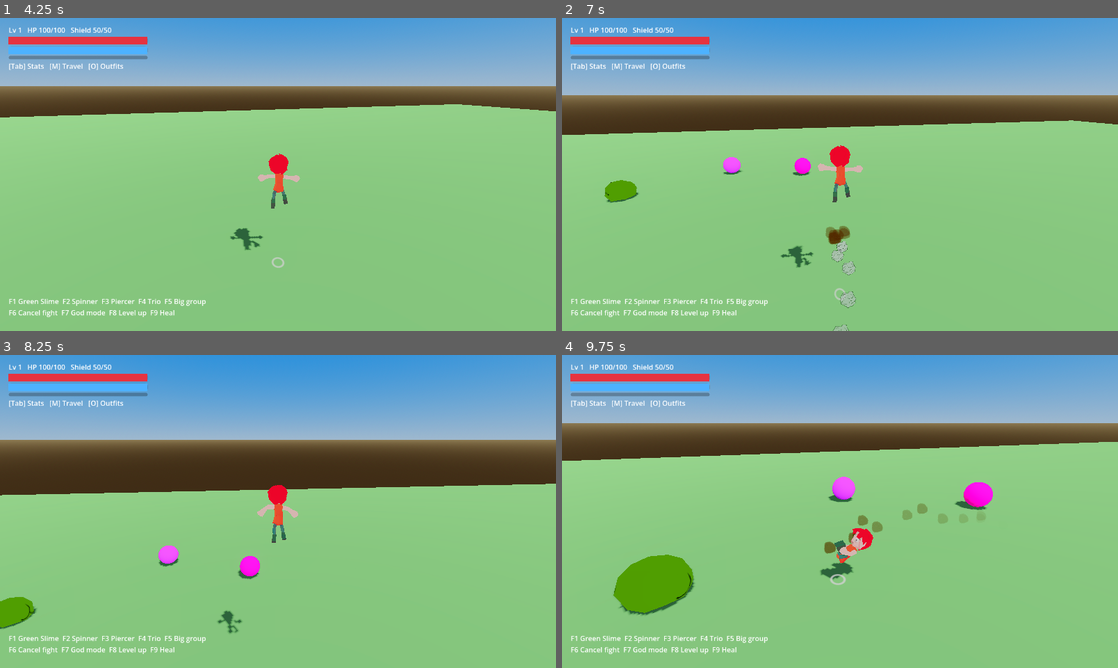
Above: before the commit, frames 1-4 (two rows, left to right).
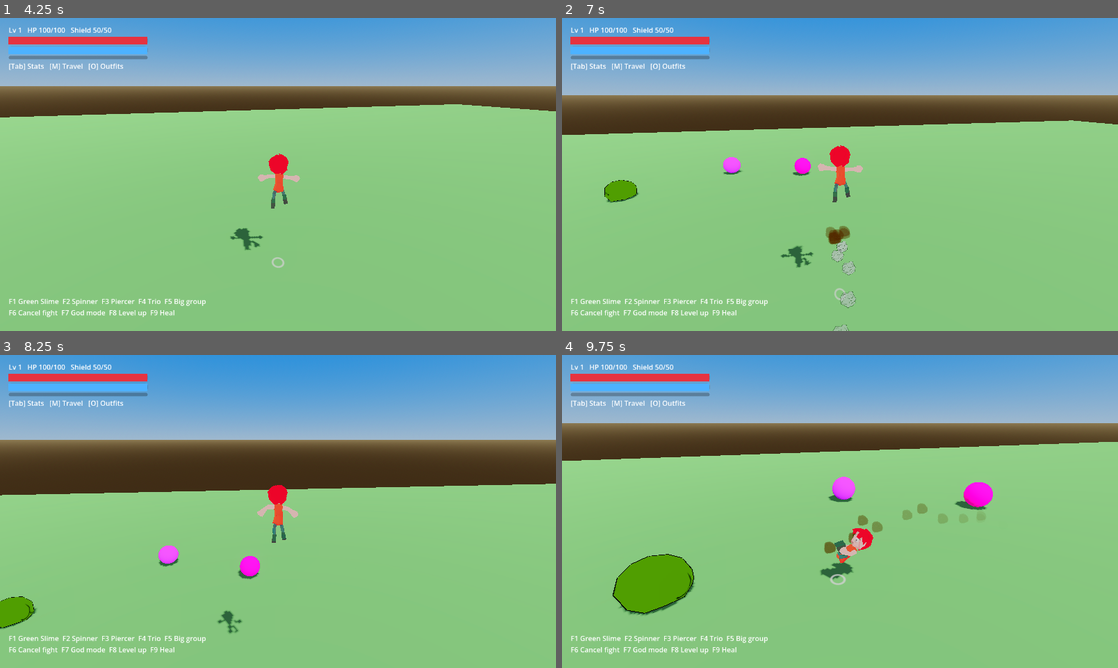
Above: after the commit, the same moments.

Repository: doggoanim/Krits
Game: Godot game, scene res://main.tscn
Same seed, same stepped clock (60 frames per second), same inputs: the game is played once before the commit and once after it.
Inputs (mouse positions are in pixels of both pictures, inside the frame that each line leads up to):
- Up to frame 1 (4.25 s): tap Enter at 0.5 s; move the mouse to (305, 174) at 0.52 s; hold Ctrl (crouch_pound) 0.53-1.28 s; hold W (move_forward) from 0.53 s (still down); tap Space (jump) at 0.77, 1.52, 3.02, 3.77 s; move the mouse to (250, 174) at 1.27 s; tap E (interact) at 1.35, 3.6 s; move the mouse to (289, 168) at 2.02 s; hold Shift (roll_dive) 2.03-2.78 s; move the mouse to (272, 180) at 2.77 s; tap Ctrl (crouch_pound) at 2.85 s; move the mouse to (316, 177) at 3.52 s
- Up to frame 2 (7 s): move the mouse to (795, 171) at 4.27 s; tap Shift (roll_dive) at 4.35 s; tap Space (jump) at 4.52, 6.02, 6.77 s; move the mouse to (845, 174) at 5.02 s; hold Ctrl (crouch_pound) 5.03-5.78 s; move the mouse to (817, 168) at 5.77 s; release W (move_forward) at 5.78 s; hold D (move_right) 5.78-6.53 s; tap E (interact) at 5.85 s; move the mouse to (867, 174) at 6.52 s; hold W (move_forward) from 6.53 s (still down); hold Shift (roll_dive) from 6.53 s (still down)
- Up to frame 3 (8.25 s): keep holding W (move_forward); move the mouse to (250, 511) at 7.27 s; release Shift (roll_dive) at 7.28 s; tap Ctrl (crouch_pound) at 7.35 s; tap Space (jump) at 7.52 s; move the mouse to (289, 505) at 8.02 s; tap E (interact) at 8.1 s
- Up to frame 4 (9.75 s): move the mouse to (834, 517) at 8.77 s; release W (move_forward) at 8.78 s; hold A (move_left) 8.78-9.53 s; tap Shift (roll_dive) at 8.85 s; tap Space (jump) at 9.02 s; move the mouse to (878, 514) at 9.52 s; hold W (move_forward) from 9.53 s (still down); hold Ctrl (crouch_pound) from 9.53 s (still down)

Frame 1 is identical in both runs. In frame 2, less than 0.1% of the frame differs, in the area x 7-14%, y 51-59%; in frame 3, less than 0.1%; in frame 4, less than 0.1%, in the area x 9-24%, y 63-83%.

Commit message:
Fix CelOutline: wrong BaseMaterial3D property names, no outline ever rendered
grow_enabled/grow aren't real properties on BaseMaterial3D — the actual
pair is `grow` (bool, enables it) and `grow_amount` (float, the
distance). Setting a nonexistent `grow_enabled` silently no-ops, and
assigning the float thickness to `grow` just coerced it to a truthy
bool, leaving the real `grow_amount` at its default of 0 — so every
outline (player, enemies, bullets) was being built correctly in code
but never actually grew outward, meaning nothing ever poked out past
the base mesh's own silhouette to be visible.

Verified by rendering an isolated repro of this exact material setup
through actual Godot 4.3 (llvmpipe/Mesa, offscreen via Xvfb) and
diffing a screenshot before/after the fix.

Diff:
--- a/core/cel_outline.gd
+++ b/core/cel_outline.gd
@@ -28,6 +28,11 @@
 	m.shading_mode = BaseMaterial3D.SHADING_MODE_UNSHADED
 	m.albedo_color = color
 	m.cull_mode = BaseMaterial3D.CULL_FRONT
-	m.grow_enabled = true
-	m.grow = thickness
+	# NOTE: BaseMaterial3D's actual property names here are `grow` (bool,
+	# enables it) and `grow_amount` (float, how far) — not `grow_enabled`/
+	# `grow` as the inspector's "Grow > Amount" layout makes it tempting to
+	# assume. Getting this wrong doesn't error, it just silently never grows
+	# the mesh, so the outline never has anything to show.
+	m.grow = true
+	m.grow_amount = thickness
 	return m
